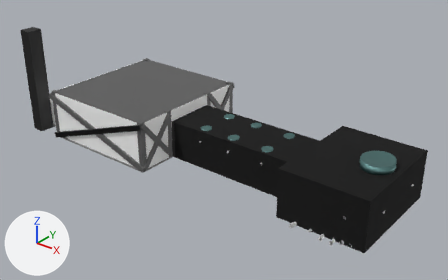
The glTF model assets/maps/Lvl3/Lvl3.glb as it was, and as the next commit left it.
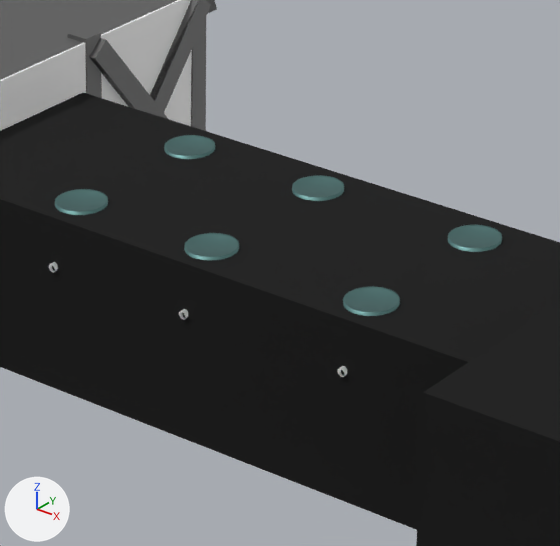
The first picture shows the older version from a camera (50 mm lens) standing at (80.8, -190.9, 66.9) and looking at (-18.0, -67.3, -9.7). The close-ups show both versions on the part from 42% to 69% of the width and 31% to 72% of the height of that picture; other places that the commit changed are outside them. Arrows for +X, +Y and +Z are at lower left; the lights stay in place. Where no turn or scale is listed for an object, it has been applied to the vertices. Vertices at the same position are counted once.

In view in the first close-up: 'MasaTube-col.001', 'MasaTube-col.002', 'MasaTube-col.003', 'MasaTube-col.004', 'MasaTube-col.005', 'MasaTube-col.006', 'NurbsPath.001', 'NurbsPath.002', 'Supports-col', 'labBase-col'.
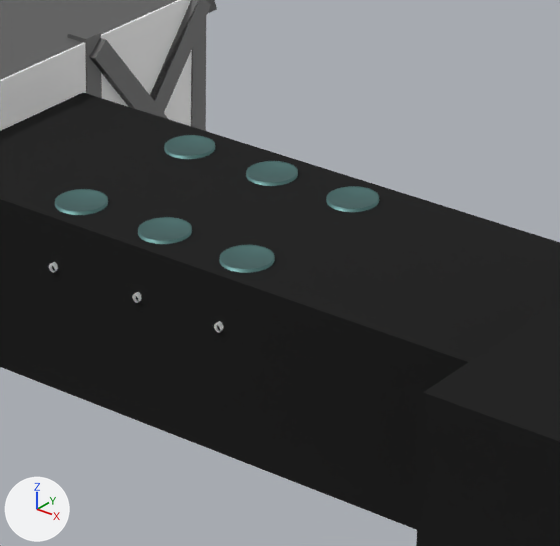
The change, as a diff of the scene's bpy script:
```diff
--- a/assets/maps/Lvl3/Lvl3.glb.py
+++ b/assets/maps/Lvl3/Lvl3.glb.py
@@ me_nurbspath_016 @@
-me_nurbspath_016.from_pydata(...)  # 324 vertices, 612 faces; spans x -0.23..0.23, y -0.89..0.92, z -0.29..8.18
+me_nurbspath_016.from_pydata(...)  # 644 vertices, 1150 faces; spans x -1.57..1.44, y -0.89..3.58, z -0.48..11.24
+# me_nurbspath_016 part 1: a new loose piece of 160 vertices spanning x -1.57..1.44, y 0.33..3.58, z 9.23..11.24
 me_nurbspath_016.materials.append(mat_metal)
+me_nurbspath_016.materials.append(mat_baseplace)  # cyan #69918f
+me_nurbspath_016.materials.append(mat_downunder)  # light grey #c8c8c8
+me_nurbspath_016.materials.append(mat_toplight)  # cyan #a7fff4
+me_nurbspath_016.materials.append(mat_material)  # cyan #94ccc8
@@ me_nurbspath_017 @@
-me_nurbspath_017.from_pydata(...)  # 324 vertices, 612 faces; spans x -0.23..0.23, y -0.89..0.92, z -0.29..8.18
+me_nurbspath_017.from_pydata(...)  # 644 vertices, 1150 faces; spans x -1.56..1.45, y -0.89..3.58, z -0.48..11.24
+# me_nurbspath_017 part 2: a new loose piece of 160 vertices spanning x -1.56..1.45, y 0.33..3.58, z 9.23..11.24
 me_nurbspath_017.materials.append(mat_metal)
+me_nurbspath_017.materials.append(mat_material)  # cyan #94ccc8
+me_nurbspath_017.materials.append(mat_baseplace)  # cyan #69918f
+me_nurbspath_017.materials.append(mat_downunder)  # light grey #c8c8c8
+me_nurbspath_017.materials.append(mat_toplight)  # cyan #a7fff4
@@ me_nurbspath_018 @@
-me_nurbspath_018.from_pydata(...)  # 324 vertices, 612 faces; spans x -0.23..0.23, y -0.92..0.89, z -0.29..8.18
+me_nurbspath_018.from_pydata(...)  # 644 vertices, 1150 faces; spans x -1.56..1.45, y -3.83..0.89, z -0.48..11.24
+# me_nurbspath_018 part 3: a new loose piece of 160 vertices spanning x -1.56..1.45, y -3.83..-0.58, z 9.23..11.24
 me_nurbspath_018.materials.append(mat_metal)
+me_nurbspath_018.materials.append(mat_material)  # cyan #94ccc8
+me_nurbspath_018.materials.append(mat_baseplace)  # cyan #69918f
+me_nurbspath_018.materials.append(mat_downunder)  # light grey #c8c8c8
+me_nurbspath_018.materials.append(mat_toplight)  # cyan #a7fff4
@@ me_nurbspath_019 @@
-me_nurbspath_019.from_pydata(...)  # 324 vertices, 612 faces; spans x -0.23..0.23, y -0.92..0.89, z -0.29..8.18
+me_nurbspath_019.from_pydata(...)  # 644 vertices, 1150 faces; spans x -1.58..1.43, y -3.83..0.89, z -0.48..11.24
+# me_nurbspath_019 part 4: a new loose piece of 160 vertices spanning x -1.58..1.43, y -3.83..-0.58, z 9.23..11.24
 me_nurbspath_019.materials.append(mat_metal)
+me_nurbspath_019.materials.append(mat_baseplace)  # cyan #69918f
+me_nurbspath_019.materials.append(mat_downunder)  # light grey #c8c8c8
+me_nurbspath_019.materials.append(mat_toplight)  # cyan #a7fff4
+me_nurbspath_019.materials.append(mat_material)  # cyan #94ccc8
@@ ob_masatube_col_003 @@
-ob_masatube_col_003 = bpy.data.objects.new('MasaTube-col.003', me_cube_009)
@@ ob_masatube_col_004 @@
-ob_masatube_col_004 = bpy.data.objects.new('MasaTube-col.004', me_cube_011)
@@ ob_masatube_col_005 @@
-ob_masatube_col_005 = bpy.data.objects.new('MasaTube-col.005', me_cube_013)
@@ ob_masatube_col_006 @@
-ob_masatube_col_006 = bpy.data.objects.new('MasaTube-col.006', me_cube_015)
@@ ob_nurbspath_001 @@
 ob_nurbspath_001 = bpy.data.objects.new('NurbsPath.001', me_nurbspath_016)
-ob_nurbspath_001.location = (-11.01, -73.79, -16.34)
+ob_nurbspath_001.location = (-14.41, -73.79, -16.34)
@@ ob_nurbspath_002 @@
 ob_nurbspath_002 = bpy.data.objects.new('NurbsPath.002', me_nurbspath_017)
-ob_nurbspath_002.location = (-0.02, -73.79, -16.34)
+ob_nurbspath_002.location = (-8.52, -73.79, -16.34)
@@ ob_nurbspath_003 @@
 ob_nurbspath_003 = bpy.data.objects.new('NurbsPath.003', me_nurbspath_018)
-ob_nurbspath_003.location = (-0.02, -59.4, -16.34)
+ob_nurbspath_003.location = (-8.52, -59.4, -16.34)
@@ ob_nurbspath_004 @@
 ob_nurbspath_004 = bpy.data.objects.new('NurbsPath.004', me_nurbspath_019)
-ob_nurbspath_004.location = (-11.0, -59.4, -16.34)
+ob_nurbspath_004.location = (-14.4, -59.4, -16.34)
```

Pixel boxes (x1, y1, x2, y2) of what changed, in the close-ups (560 x 546 px):
'NurbsPath.002', reshaped, moved
    before: (338, 366, 347, 377)
    after: (214, 245, 275, 332)
'MasaTube-col.005', deleted (cyan)
    before: (343, 286, 400, 316)
'NurbsPath.001', reshaped, moved
    before: (179, 309, 188, 320)
    after: (132, 217, 192, 303)
'MasaTube-col.003', deleted (cyan)
    before: (184, 233, 239, 260)
'MasaTube-col.006', deleted (cyan)
    before: (448, 225, 502, 252)
'NurbsPath.003', reshaped, moved (not visible before)
    after: (326, 186, 379, 212)
'MasaTube-col.004', deleted (cyan)
    before: (292, 175, 344, 201)
'NurbsPath.004', reshaped, moved (not visible before)
    after: (246, 161, 298, 186)
part 1 of me_nurbspath_016, added (cyan)
    after: (138, 217, 192, 244)
part 2 of me_nurbspath_017, added (cyan)
    after: (219, 245, 275, 273)
